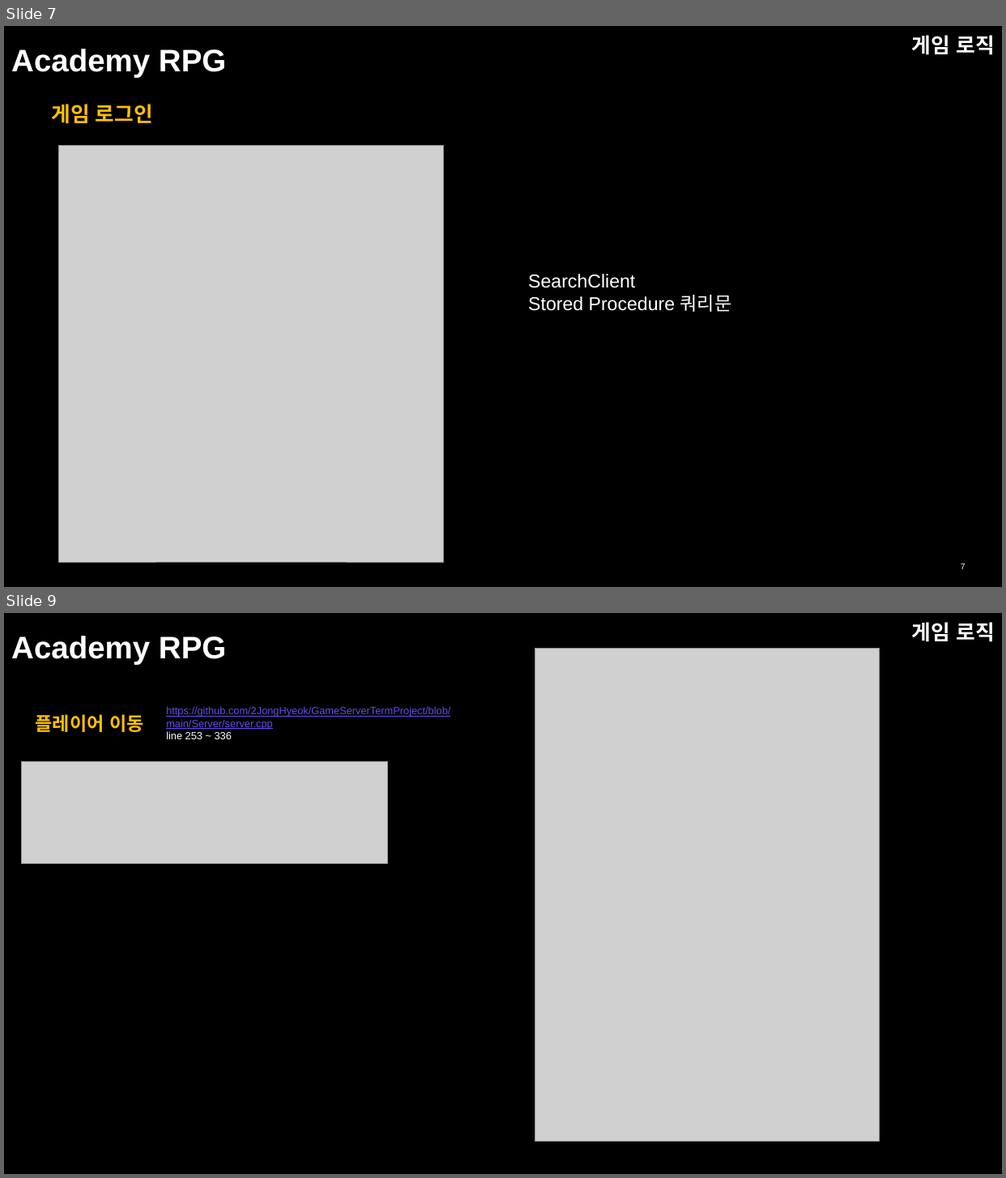
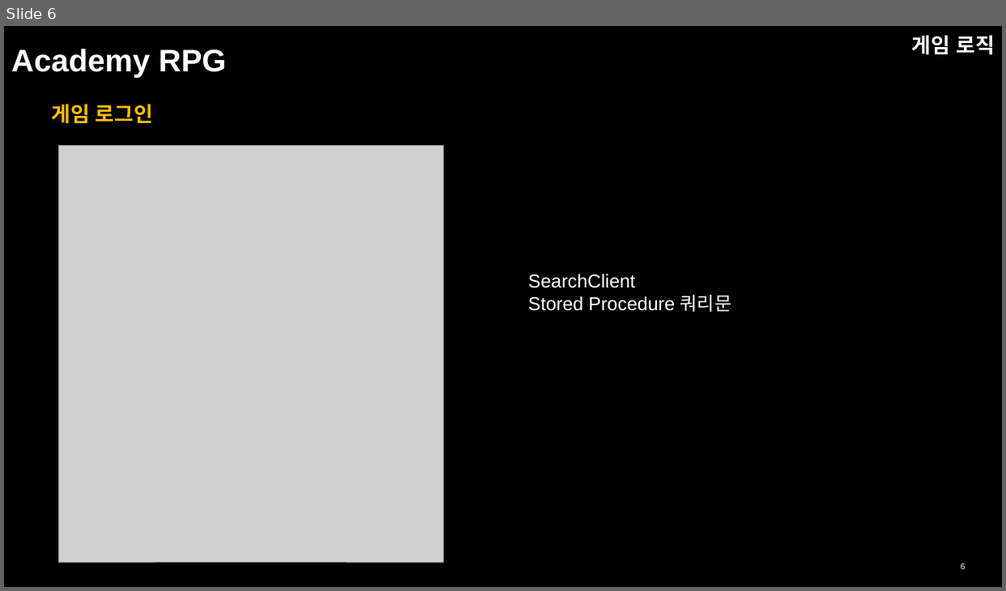
Before and after one commit to NewbieProgrammerCrew/graduation-project, a slide deck: 포트폴리오/이종혁 포트폴리오.pptx. Shown one above the other, each under a label of ours: slides 7 and 9 before the commit, slide 6 after it; the slides between them are not shown. The pictures are 1006x1178 and 1006x591 pixels, drawn with LibreOffice and Linux fonts; fonts in the diff are those of the drawing; grey boxes stand for pictures. Boxes give left, top, right and bottom in pixels: in the first picture for what was removed or moved away, otherwise in the second. Text is boxed around its words. In the diff, an @@ line names an element or a change of style, - is before the commit and + after.

```diff
--- a/포트폴리오/이종혁 포트폴리오.pptx
+++ b/포트폴리오/이종혁 포트폴리오.pptx
@@ slide 9 removed at (x1=4, y1=613, x2=1002, y2=1174), background #000000 @@
@@ title removed at (x1=11, y1=636, x2=226, y2=665) @@
-Academy RPG
@@ text removed at (x1=912, y1=622, x2=994, y2=642) @@
-게임 로직
@@ picture removed at (x1=535, y1=648, x2=880, y2=1142) @@
@@ text removed at (x1=166, y1=706, x2=450, y2=739) @@
-https://github.com/2JongHyeok/GameServerTermProject/blob/main/Server/server.cpp
-line 253 ~ 336
@@ text removed at (x1=36, y1=714, x2=144, y2=732) @@
-플레이어 이동
@@ picture removed at (x1=21, y1=762, x2=388, y2=863) @@
@@ what was slide 7 is now slide 6 @@
@@ page number at (x1=961, y1=564, x2=965, y2=570): text changed @@
-7
+6
```
Also in this commit, not shown: 6 slides changed, 1 slide added, 4 other slides removed, 1 other file.
